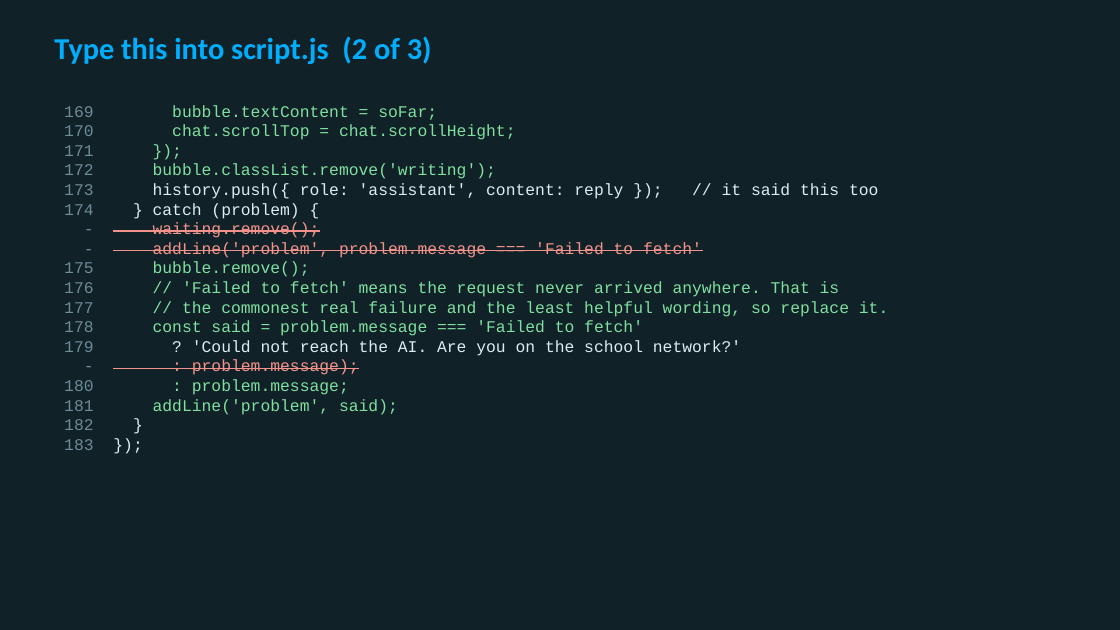
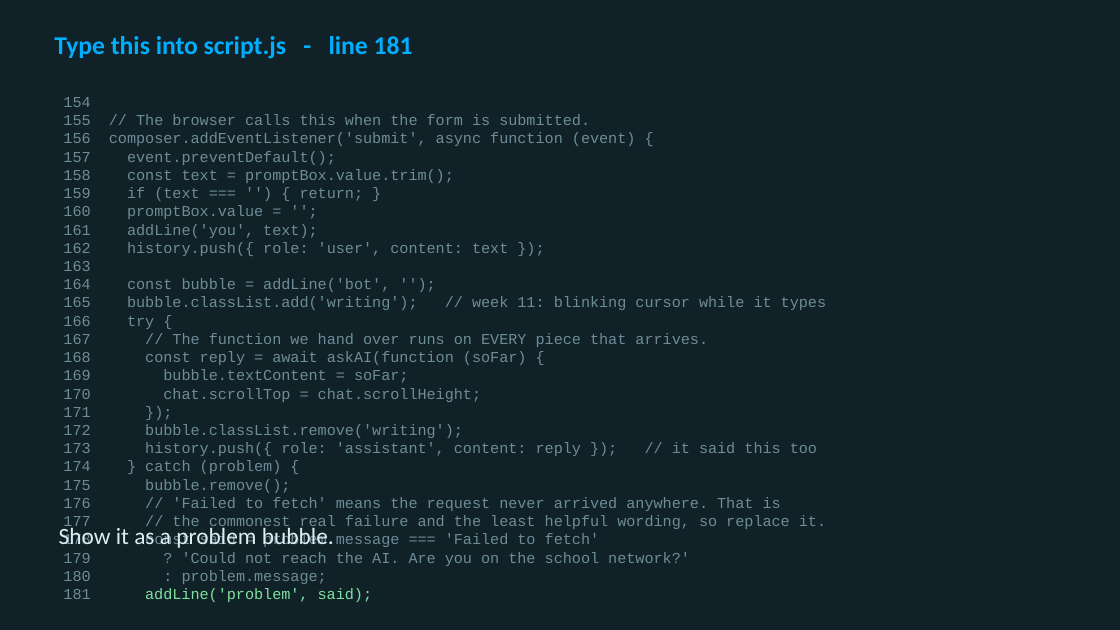
Before and after one commit to utgapps/utgapps.github.io, a slide deck: slide 41 of ai101/slides/week-11.pptx (slide 14 before the commit). Drawn at 1120x630 pixels with LibreOffice and Linux fonts; fonts in the diff are those of the drawing. Boxes give left, top, right and bottom in pixels: in the first picture for what was removed or moved away, otherwise in the second. Text is boxed around its words. In the diff, an @@ line names an element or a change of style, - is before the commit and + after.

```diff
--- a/ai101/slides/week-11.pptx
+++ b/ai101/slides/week-11.pptx
@@ text at box(54, 36, 413, 59): text changed; size 26 to 22 pt @@
-Type this into script.js (2 of 3)
+Type this into script.js - line 181
@@ text at box(63, 97, 826, 602): paragraphs removed @@
-182 }
-183 });
@@ text "154": place and size @@
-text "154" at box(64, 105, 888, 415)
+text "154" at box(63, 97, 826, 602)
@@ text at box(63, 97, 826, 365): paragraphs added @@
+154
+155 // The browser calls this when the form is submitted.
+156 composer.addEventListener('submit', async function (event) {
+157 event.preventDefault();
+158 const text = promptBox.value.trim();
+159 if (text === '') { return; }
+160 promptBox.value = '';
+161 addLine('you', text);
+162 history.push({ role: 'user', content: text });
+163
+164 const bubble = addLine('bot', '');
+165 bubble.classList.add('writing'); // week 11: blinking cursor while it types
+166 try {
+167 // The function we hand over runs on EVERY piece that arrives.
+168 const reply = await askAI(function (soFar) {
@@ text at box(153, 222, 702, 258): paragraphs removed @@
-- waiting.remove();
-- addLine('problem', problem.message === 'Failed to fetch'
@@ text at box(192, 359, 359, 375): paragraph removed @@
-- : problem.message);
@@ text at box(63, 369, 826, 602): size 14 to 13 pt in "169 bubble.textContent = soFar;", "170 chat.scrollTop = chat.scrollHeight;", "171 });", "172 bubble.classList.remove('writing');" and 9 more places; text colour #7FE0A0 to #6D8C97 in "bubble.textContent = soFar;", "chat.scrollTop = chat.scrollHeight;", "});", "bubble.classList.remove('writing');" and 5 more places; text colour #DCECEF to #6D8C97 in "history.push({ role: 'assistant', content: reply }); // ...", "} catch (problem) {", "? 'Could not reach the AI. Are ..." @@
@@ text added at box(59, 524, 334, 548), 20 pt, text #DCECEF @@
+Show it as a problem bubble.
```
Also in this commit, not shown: 6 other slides changed, 40 slides added, 2 slides removed, 18 other files.
